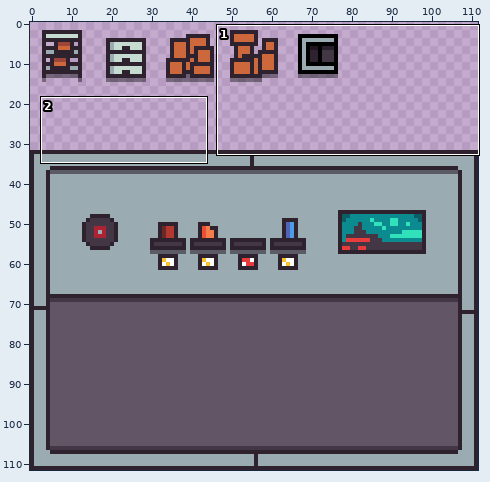
File history of a pixel-art file, Projects/TastyRoad/Assets/Sprites/SubLocations/StationShop.aseprite. The picture above shows the old version from afar; the outline marks the close-up.
Close-up. Earlier state:
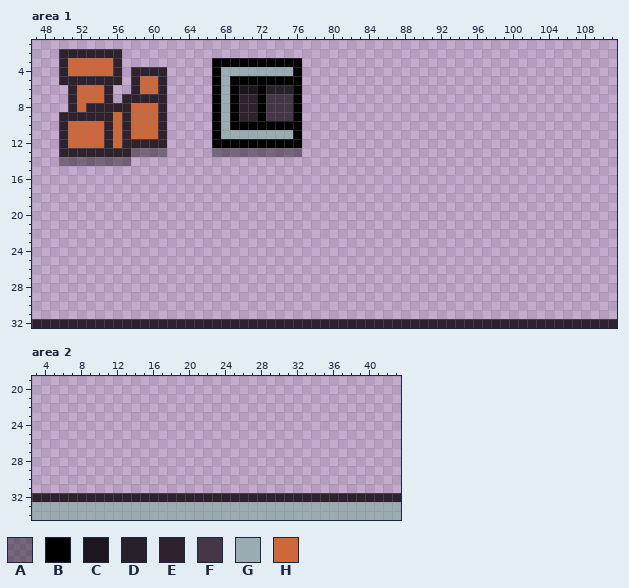
112x112 pixels, 1 frame. Colours within 5 levels of each other are drawn and written as one. Shown: area 1: x 47..111, y 1..32; area 2: x 3..43, y 19..34.
Visible layers, top first: "prefabs", "wall details", "wall", "ground".
Palette (. is transparent): A #00000064  B #000000  C #1c151d  D #26212b  E #2e222f  F #433745  G #9babb2  H #cd683d
Pixels before, area 1, first column x 47:
 2 ...EEEEEEE.......................................................
 3 ...EHHHHHE..........BBBBBBBBBB...................................
 4 ...EHHHHHE.EEEE.....BGGGGGGGGB...................................
 5 ...EEEEEEE.EHHE.....BGBBBBBBBB...................................
 6 ....EHHHE..EHHE.....BGBCCBDDDB...................................
 7 ....EHHHE.EEEEE.....BGBEEBFFFB...................................
 8 ....EHEEEEEHHHE.....BGBEEBFFFB...................................
 9 ...EEEEEEHEHHHE.....BGBEEBFFFB...................................
10 ...EHHHHEHEHHHE.....BGBBBBBBBB...................................
11 ...EHHHHEHEHHHE.....BGGGGGGGGB...................................
12 ...EHHHHEHEEEEE.....BBBBBBBBBB...................................
13 ...EEEEEEEEAAAA.....AAAAAAAAAA...................................
14 ...AAAAAAAA......................................................
15 .................................................................
16 .................................................................
17 .................................................................
18 .................................................................
19 .................................................................
20 .................................................................
21 .................................................................
22 .................................................................
23 .................................................................
24 .................................................................
25 .................................................................
26 .................................................................
27 .................................................................
28 .................................................................
29 .................................................................
30 .................................................................
31 .................................................................
32 EEEEEEEEEEEEEEEEEEEEEEEEEEEEEEEEEEEEEEEEEEEEEEEEEEEEEEEEEEEEEEEEE
Pixels before, area 2, first column x 3:
32 EEEEEEEEEEEEEEEEEEEEEEEEEEEEEEEEEEEEEEEEE
33 GGGGGGGGGGGGGGGGGGGGGGGGGGGGGGGGGGGGGGGGG
34 GGGGGGGGGGGGGGGGGGGGGGGGGGGGGGGGGGGGGGGGG
The result:
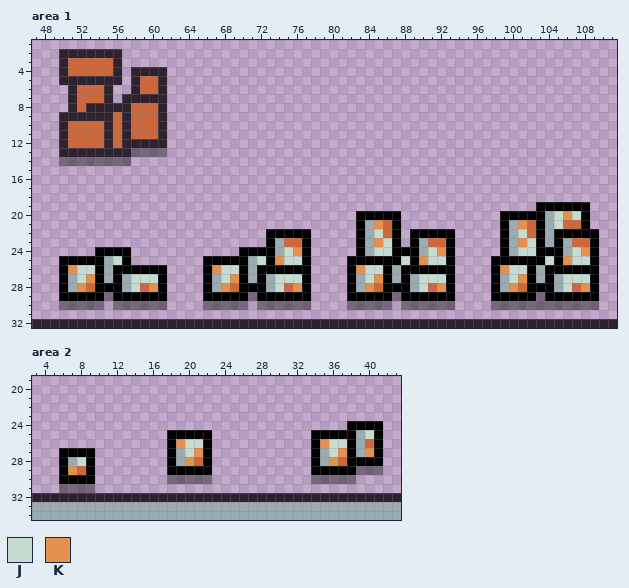
Colours new in this view: J #c7dcd0  K #e6904e
The edit:
Changed rows in their new state; - is an unchanged pixel.
Area 1, layer "prefabs":
first column x 67:
 3 ..........
 4 ..........
 5 ..........
 6 ..........
 7 ..........
 8 ..........
 9 ..........
10 ..........
11 ..........
12 ..........
13 ..........
first column x 50:
19 -----------------------------------------------------BBBBBB-
20 ---------------------------------BBBBB-----------BBBBBGJKJB-
21 ---------------------------------BGKHB-----------BGKHBGJHHB-
22 -----------------------BBBBB-----BGJHB-BBBBB-----BGJHBGBBBBB
23 -----------------------BGHHB-----BGKJB-BGHHB-----BGKJBGBGHHB
24 ----BBBB------------BBBBGJKB-----BGJJBBBGJKB-----BGJJBBBGJKB
25 BBBBBGJB--------BBBBBGJBKJJB----BBBBBBJBKJJB----BBBBBBJBKJJB
26 BKJJBGBBBBBB----BKJJBGBBBBBB----BKJJBGBBBBBB----BKJJBGBBBBBB
27 BGJKBGBGJJJB----BGJKBGBGJJJB----BGJKBGBGJJJB----BGJKBGBGJJJB
28 BGKHBBBGJHKB----BGKHBBBGJHKB----BGKHBBBGJHKB----BGKHBBBGJHKB
29 BBBBBABBBBBB----BBBBBABBBBBB----BBBBBABBBBBB----BBBBBABBBBBB
30 AAAAA-AAAAAA----AAAAA-AAAAAA----AAAAA-AAAAAA----AAAAAAAAAAAA
Area 2, layer "prefabs":
first column x 6:
24 --------------------------------BBBB
25 ------------BBBBB-----------BBBBBGJB
26 ------------BKJJB-----------BKJJBGHB
27 BBBB--------BGJKB-----------BGJKBGKB
28 BGJB--------BGKHB-----------BGKHBBBB
29 BKHB--------BBBBB-----------BBBBBAAA
30 BBBB--------AAAAA-----------AAAAA---
31 AAAA--------------------------------
Boxes around the changes in both close-ups, in picture pixels (x1, y1, x2, y2):
erased: (212, 58, 302, 157)
added: (491, 202, 599, 310)
added: (203, 211, 455, 310)
added: (59, 247, 167, 310)
added: (311, 421, 383, 484)
added: (167, 430, 212, 484)
added: (59, 448, 95, 493)
